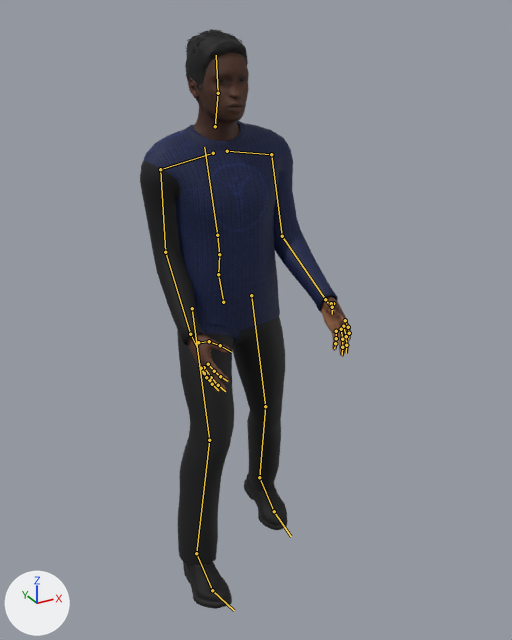
What one commit did to the glTF model public/models/npcs/maboneng-courier.glb.
One viewpoint serves both versions: a 50 mm lens placed at (-0.963, -1.98, 1.913), pointed at (0.089, -0.068, 0.956). The lights are fixed; the arrows at lower left show +X, +Y and +Z. The older version comes first. Both versions are drawn at frame 11 of the action 'walk'; the numbers are the values there. The bones that change, and the others that lie on the model, are drawn over the model as lines.

Names of what the first picture shows: 'EyesMesh', 'HairShoesMesh', 'OutfitMesh', 'SkinMesh'.
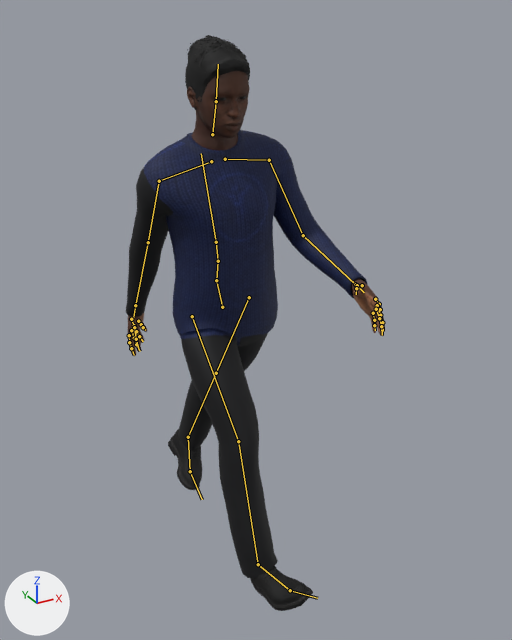
Patch to the scene script:
```diff
--- a/public/models/npcs/maboneng-courier.glb.py
+++ b/public/models/npcs/maboneng-courier.glb.py
@@ bone_hips @@
 bone_hips = bpy.data.objects['Npc_maboneng-courier'].pose.bones['Hips']  # child of 'Root'
-bone_hips.location = (0.0, 0.0, 0.0)
-bone_hips.rotation_quaternion = (1.0, 0.0, -0.005, 0.004)  # degrees (0, -1, 0)
+bone_hips.location = (-0.005, -0.016, -0.006)
+bone_hips.rotation_quaternion = (0.997, 0.053, 0.015, 0.053)  # degrees (6, 1, 6)
@@ bone_spine @@
 bone_spine = bpy.data.objects['Npc_maboneng-courier'].pose.bones['Spine']  # child of 'Hips'
-bone_spine.rotation_quaternion = (1.0, -0.009, 0.0, -0.008)  # degrees (-1, 0, -1)
+bone_spine.rotation_quaternion = (0.998, -0.026, -0.017, -0.05)  # degrees (-3, -2, -6)
@@ bone_chest @@
 bone_chest = bpy.data.objects['Npc_maboneng-courier'].pose.bones['Chest']  # child of 'Spine'
-bone_chest.rotation_quaternion = (1.0, -0.013, 0.0, 0.016)  # degrees (-1, 0, 2)
+bone_chest.rotation_quaternion = (0.999, -0.026, -0.006, 0.036)  # degrees (-3, -1, 4)
@@ bone_upperarm_l @@
 bone_upperarm_l = bpy.data.objects['Npc_maboneng-courier'].pose.bones['UpperArm_L']  # child of 'clavicle_l'
-bone_upperarm_l.rotation_quaternion = (0.933, 0.068, -0.025, -0.351)  # degrees (8, 0, -41)
+bone_upperarm_l.rotation_quaternion = (0.95, 0.196, 0.009, -0.241)  # degrees (22, 6, -27)
@@ bone_lowerarm_l @@
 bone_lowerarm_l = bpy.data.objects['Npc_maboneng-courier'].pose.bones['LowerArm_L']  # child of 'UpperArm_L'
-bone_lowerarm_l.rotation_quaternion = (1.0, 0.0, 0.0, 0.0)  # degrees (0, 0, 0)
+bone_lowerarm_l.rotation_quaternion = (0.999, 0.034, -0.016, -0.007)  # degrees (4, -2, -1)
@@ bone_upperarm_r @@
 bone_upperarm_r = bpy.data.objects['Npc_maboneng-courier'].pose.bones['UpperArm_R']  # child of 'clavicle_r'
-bone_upperarm_r.rotation_quaternion = (0.933, -0.068, -0.025, 0.351)  # degrees (-8, 0, 41)
+bone_upperarm_r.rotation_quaternion = (0.871, -0.369, 0.267, 0.186)  # degrees (-43, 37, 9)
@@ bone_lowerarm_r @@
 bone_lowerarm_r = bpy.data.objects['Npc_maboneng-courier'].pose.bones['LowerArm_R']  # child of 'UpperArm_R'
-bone_lowerarm_r.rotation_quaternion = (1.0, 0.0, 0.0, 0.0)  # degrees (0, 0, 0)
+bone_lowerarm_r.rotation_quaternion = (0.945, -0.323, 0.028, 0.035)  # degrees (-38, 4, 3)
@@ bone_head @@
 bone_head = bpy.data.objects['Npc_maboneng-courier'].pose.bones['Head']  # child of 'neck_01'
-bone_head.rotation_quaternion = (1.0, 0.003, 0.0, -0.005)  # degrees (0, 0, -1)
+bone_head.rotation_quaternion = (0.995, 0.098, -0.016, -0.023)  # degrees (11, -2, -3)
@@ bone_upperleg_l @@
 bone_upperleg_l = bpy.data.objects['Npc_maboneng-courier'].pose.bones['UpperLeg_L']  # child of 'Hips'
-bone_upperleg_l.rotation_quaternion = (-1.0, -0.009, 0.0, -0.002)  # degrees (1, 0, 0)
+bone_upperleg_l.rotation_quaternion = (-0.958, -0.264, 0.1, 0.042)  # degrees (31, -10, -8)
@@ bone_lowerleg_l @@
 bone_lowerleg_l = bpy.data.objects['Npc_maboneng-courier'].pose.bones['LowerLeg_L']  # child of 'UpperLeg_L'
-bone_lowerleg_l.rotation_quaternion = (0.991, 0.134, 0.016, 0.004)  # degrees (15, 2, 1)
+bone_lowerleg_l.rotation_quaternion = (0.997, -0.074, 0.0, 0.016)  # degrees (-8, 0, 2)
@@ bone_foot_l @@
 bone_foot_l = bpy.data.objects['Npc_maboneng-courier'].pose.bones['Foot_L']  # child of 'LowerLeg_L'
-bone_foot_l.rotation_quaternion = (0.999, -0.038, -0.003, -0.003)  # degrees (-4, 0, 0)
+bone_foot_l.rotation_quaternion = (0.977, 0.041, -0.025, 0.208)  # degrees (4, -4, 24)
@@ bone_upperleg_r @@
 bone_upperleg_r = bpy.data.objects['Npc_maboneng-courier'].pose.bones['UpperLeg_R']  # child of 'Hips'
-bone_upperleg_r.rotation_quaternion = (0.983, -0.165, 0.016, -0.079)  # degrees (-19, 0, -9)
+bone_upperleg_r.rotation_quaternion = (0.934, -0.261, 0.134, -0.204)  # degrees (-33, 8, -27)
@@ bone_lowerleg_r @@
 bone_lowerleg_r = bpy.data.objects['Npc_maboneng-courier'].pose.bones['LowerLeg_R']  # child of 'UpperLeg_R'
-bone_lowerleg_r.rotation_quaternion = (0.985, 0.169, -0.023, -0.004)  # degrees (20, -2, -1)
+bone_lowerleg_r.rotation_quaternion = (0.986, 0.162, 0.0, 0.034)  # degrees (19, -1, 4)
@@ bone_foot_r @@
 bone_foot_r = bpy.data.objects['Npc_maboneng-courier'].pose.bones['Foot_R']  # child of 'LowerLeg_R'
-bone_foot_r.rotation_quaternion = (0.999, -0.049, 0.003, 0.0)  # degrees (-6, 0, 0)
+bone_foot_r.rotation_quaternion = (0.973, -0.031, 0.031, -0.225)  # degrees (-4, 3, -26)
```

Boxes [x1, y1, x2, y2] around the edits, measured in the pictures (512 x 640 px):
'OutfitMesh', posed (22% wider): before [140, 121, 338, 565]; after [126, 130, 367, 579]
'HairShoesMesh', posed (39% wider): before [183, 29, 287, 609]; after [168, 35, 313, 611]
'SkinMesh', posed: before [187, 53, 351, 392]; after [128, 71, 385, 356]
bone 'Hips', root to tip: before (223, 302) to (218, 274); after (222, 307) to (216, 280)
bone 'Spine', root to tip: before (218, 274) to (219, 254); after (216, 280) to (218, 261)
bone 'Chest', root to tip: before (219, 254) to (217, 235); after (218, 261) to (216, 242)
bone 'UpperArm_L', root to tip: before (271, 154) to (282, 236); after (269, 160) to (303, 235)
bone 'LowerArm_L', root to tip: before (282, 236) to (325, 299); after (303, 235) to (355, 284)
bone 'UpperArm_R', root to tip: before (160, 169) to (165, 252); after (159, 181) to (148, 242)
bone 'LowerArm_R', root to tip: before (165, 252) to (190, 334); after (148, 242) to (135, 305)
bone 'Head', root to tip: before (218, 93) to (216, 55); after (216, 101) to (218, 64)
bone 'UpperLeg_L', root to tip: before (251, 295) to (265, 406); after (249, 297) to (216, 373)
bone 'LowerLeg_L', root to tip: before (265, 406) to (259, 477); after (216, 373) to (188, 437)
bone 'Foot_L', root to tip: before (259, 477) to (274, 511); after (188, 437) to (190, 471)
bone 'UpperLeg_R', root to tip: before (192, 308) to (209, 440); after (192, 316) to (238, 441)
bone 'LowerLeg_R', root to tip: before (209, 440) to (196, 553); after (238, 441) to (258, 564)
bone 'Foot_R', root to tip: before (196, 553) to (212, 590); after (258, 564) to (290, 590)
